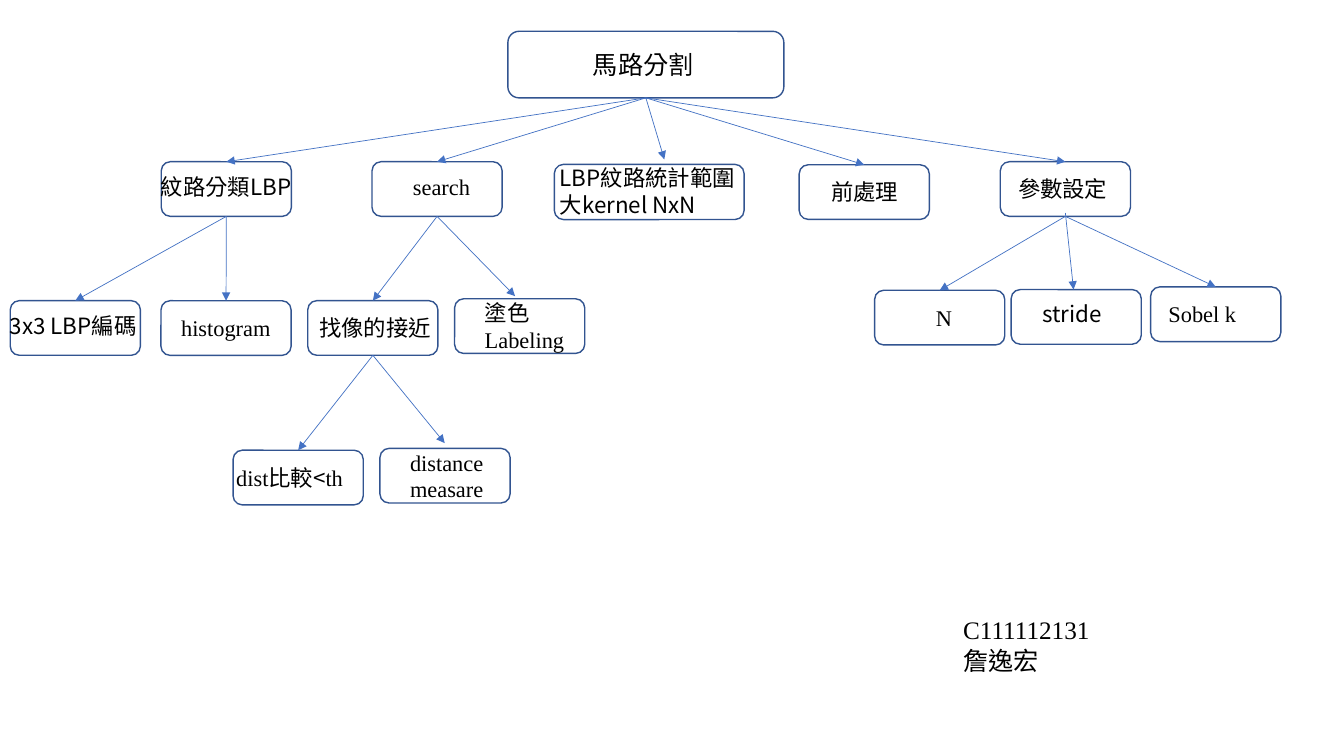
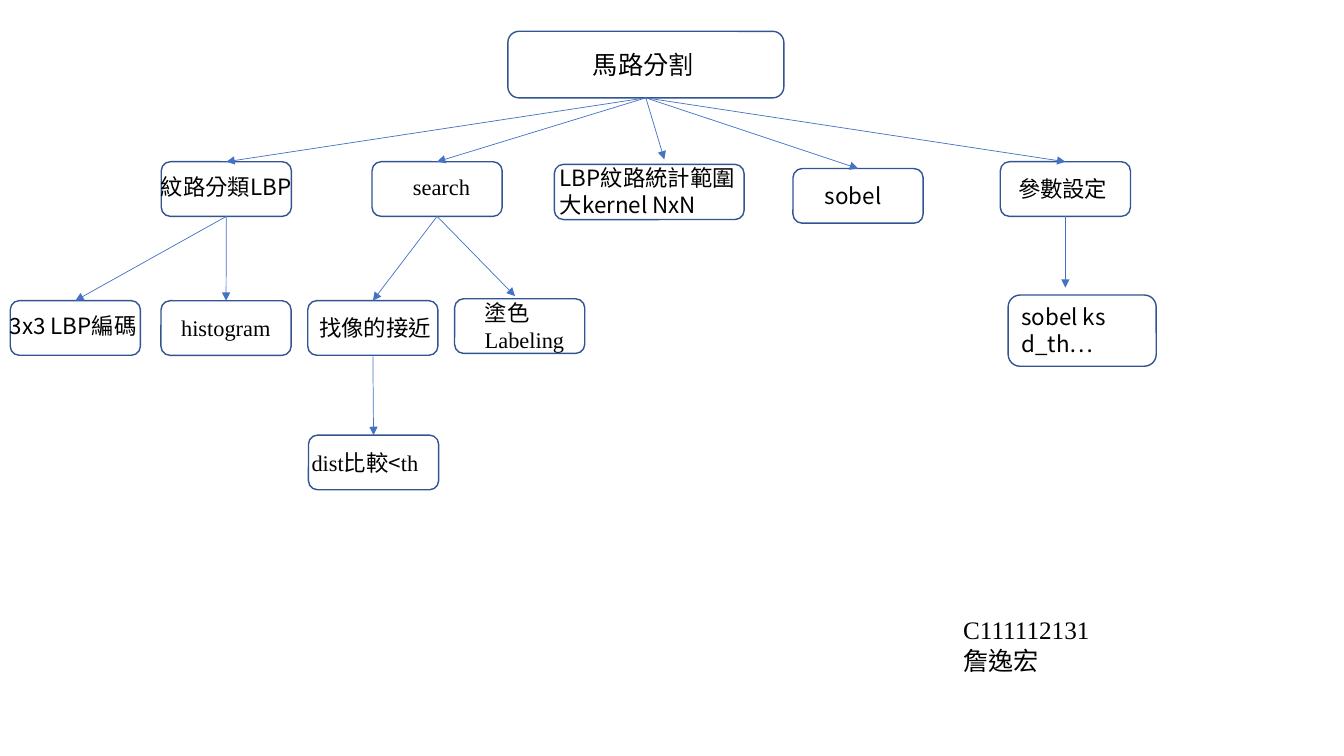
Before and after one commit to yihong92/nkust_Embedded_system, a slide deck: slide 1 of HW_1/架構圖.pptx. Drawn at 1344x756 pixels with LibreOffice and Linux fonts; fonts in the diff are those of the drawing. Boxes give left, top, right and bottom in pixels: in the first picture for what was removed or moved away, otherwise in the second. Text is boxed around its words. In the diff, an @@ line names an element or a change of style, - is before the commit and + after.

```diff
--- a/HW_1/架構圖.pptx
+++ b/HW_1/架構圖.pptx
@@ arrow moved from (646, 98) - (864, 164) to (646, 98) - (858, 168) @@
@@ rounded rectangle: place and size @@
-rounded rectangle at <box>800,164,930,219</box>
+rounded rectangle at <box>793,168,924,223</box>
@@ text at <box>825,186,881,205</box>: text changed @@
-前處理
+sobel
@@ arrow removed from (1066, 217) to (940, 290) @@
@@ arrow moved from (1066, 213) - (1074, 289) to (1066, 217) - (1066, 287) @@
@@ arrow removed from (1066, 217) to (1216, 287) @@
@@ rounded rectangle removed at <box>875,290,1005,345</box> @@
@@ rounded rectangle: place and size @@
-rounded rectangle at <box>1011,289,1141,344</box>
+rounded rectangle at <box>1008,295,1156,367</box>
@@ rounded rectangle removed at <box>1151,287,1281,342</box> @@
@@ text removed at <box>936,311,952,326</box> @@
-N
@@ text added at <box>1021,307,1106,355</box>, 16 pt, text #000000 @@
+sobel ks
+d_th…
@@ text removed at <box>1042,304,1101,323</box> @@
-stride
@@ text removed at <box>1168,306,1236,323</box> @@
-Sobel k
@@ arrow moved from (373, 355) - (298, 451) to (373, 355) - (374, 436) @@
@@ arrow removed from (373, 355) to (445, 444) @@
@@ text "dist比較<th": place and size @@
-text "dist比較<th" at <box>236,468,343,488</box>
+text "dist比較<th" at <box>312,453,419,473</box>
@@ rounded rectangle: place and size @@
-rounded rectangle at <box>233,451,363,505</box>
+rounded rectangle at <box>309,436,439,490</box>
@@ rounded rectangle removed at <box>380,449,510,503</box> @@
@@ text removed at <box>410,455,483,503</box> @@
-distance
-measare
```
Also in this commit, not shown: 1 slide added, 1 slide removed.
